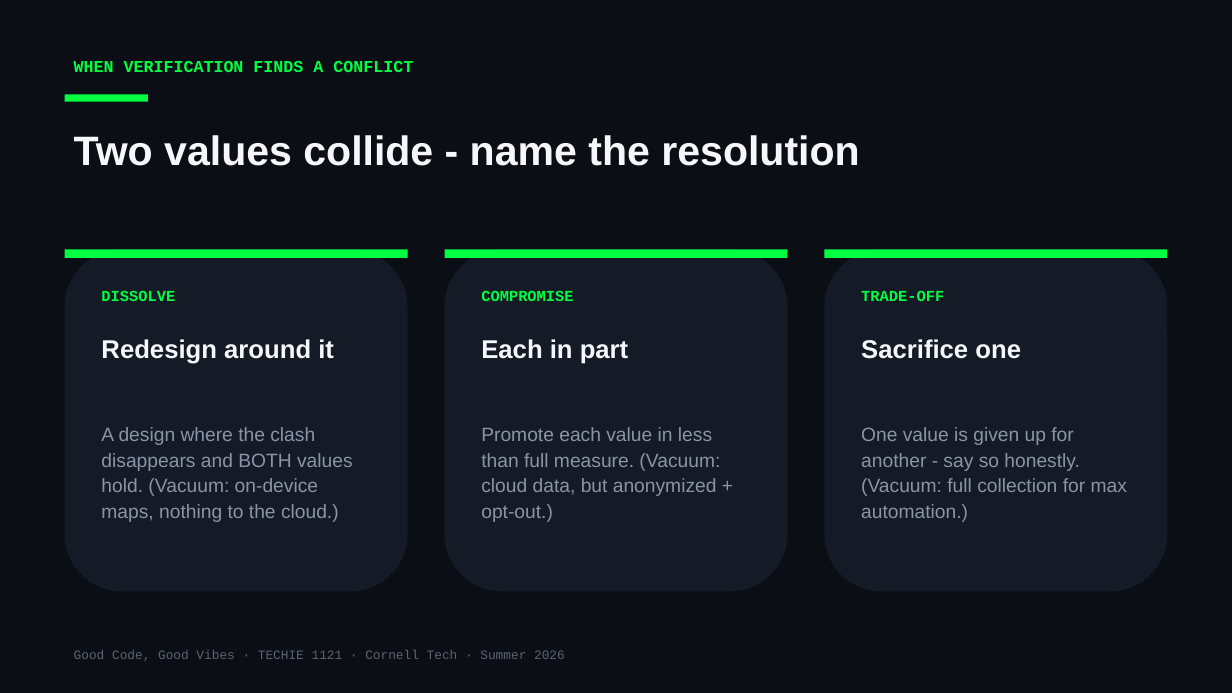
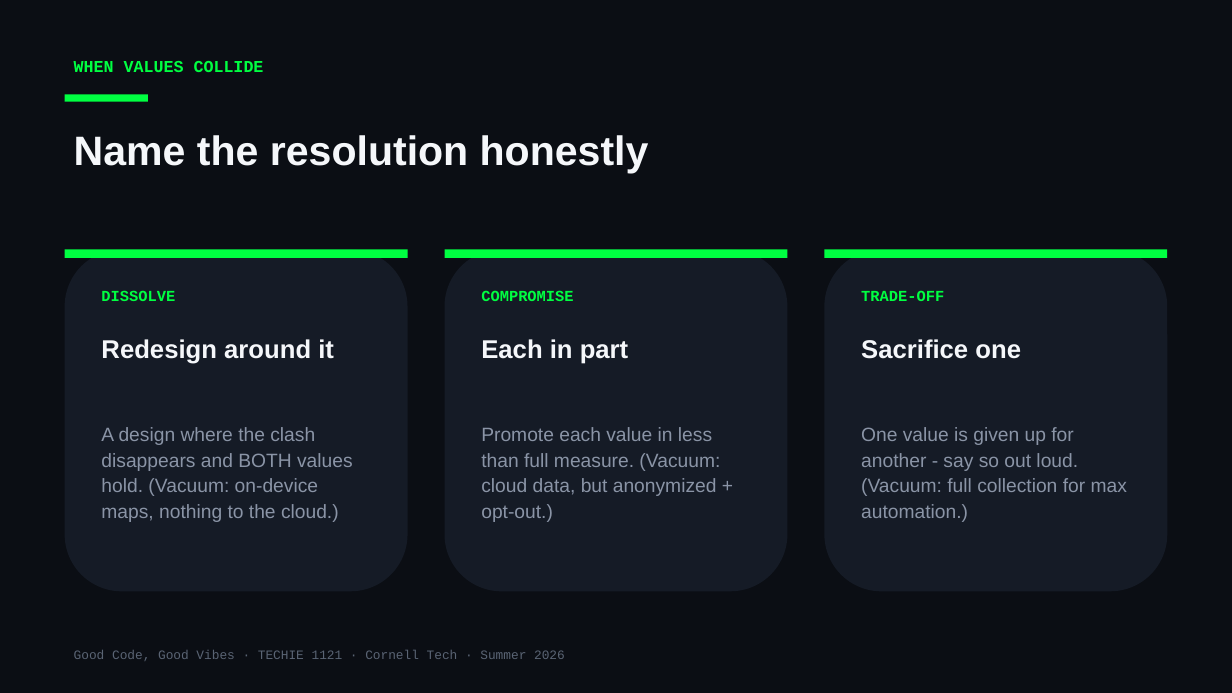
Before and after one commit to Cornell-Tech-Vibe-Coding-Summer-2026/website, a slide deck: slide 12 of slides/Week3-Tue-User-Testing-II.pptx (slide 11 before the commit). Drawn at 1232x693 pixels with LibreOffice and Linux fonts; fonts in the diff are those of the drawing. Boxes give left, top, right and bottom in pixels: in the first picture for what was removed or moved away, otherwise in the second. Text is boxed around its words. In the diff, an @@ line names an element or a change of style, - is before the commit and + after.

```diff
--- a/slides/Week3-Tue-User-Testing-II.pptx
+++ b/slides/Week3-Tue-User-Testing-II.pptx
@@ text at <box>74,61,264,72</box>: text changed @@
-WHEN VERIFICATION FINDS A CONFLICT
+WHEN VALUES COLLIDE
@@ text at <box>74,135,649,174</box>: text changed @@
-Two values collide - name the resolution
+Name the resolution honestly
@@ text at <box>861,427,1127,522</box>: text changed @@
-One value is given up for another - say so honestly. (Vacuum: full collection for max automation.)
+One value is given up for another - say so out loud. (Vacuum: full collection for max automation.)
```
Also in this commit, not shown: 11 other slides changed, 3 slides added, 1 slide removed, 2 other files.
